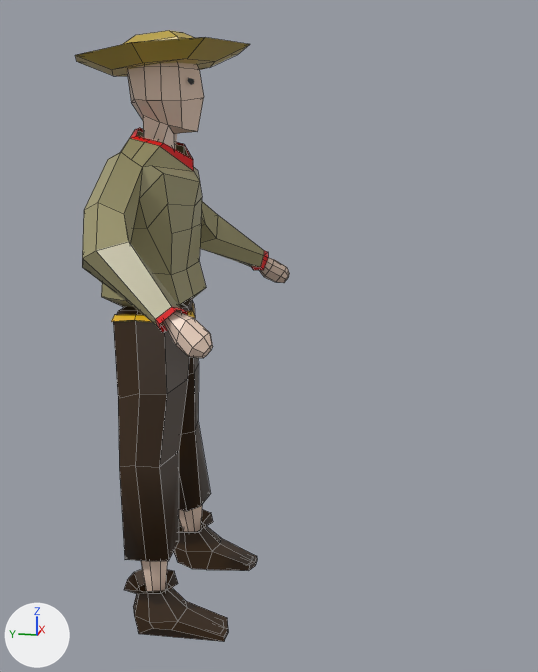
A saved change to the FBX model Assets/Resources/Import/Units/Peasant.fbx.
Camera for both pictures: a camera (50 mm lens) standing at (-19.63, -7.29, 13.05) and looking at (0.03, -3.35, 8.14). The axes (+X, +Y, +Z) are drawn at lower left. The lights are the same throughout. Mesh edges are drawn as thin lines on the coarser meshes. Where no turn or scale is listed for an object, it has been applied to the vertices.

Objects in the first picture: 'Body', 'Head', 'Larm', 'Lboot', 'Lleg', 'Rarm', 'Rboot', 'Rleg'.
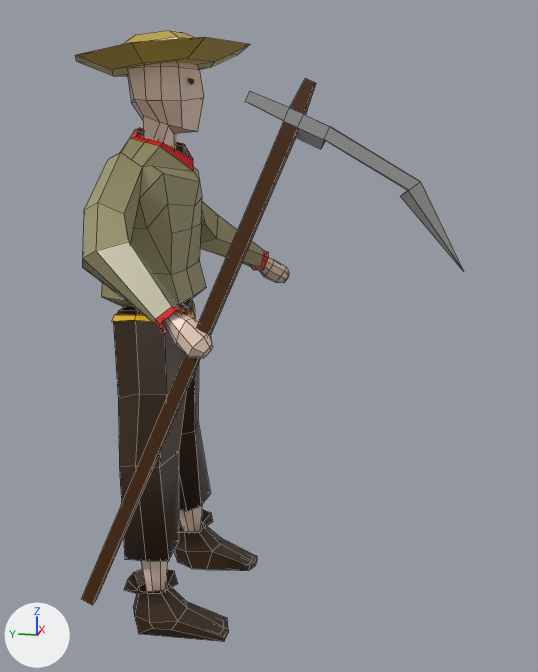
What differs and where, as boxes (x1, y1, x2, y2) in the pictures (538 x 672 px):
'Scythe', added: after (81, 78, 463, 605)
    faces in mat_wood (brown #4e2a01): (81, 78, 316, 605)
    faces in mat_steel (grey #a0a0a0): (245, 91, 463, 270)

Edits to the bpy script that builds the scene:
```text
Add mat_wood:
    mat_wood = principled_material('Wood')
    mat_wood.base_color = (0.0766, 0.0229, 0.000287)  # brown #4e2a01
    mat_wood.roughness = 0.4
Add mat_steel:
    mat_steel = principled_material('Steel')
    mat_steel.base_color = (0.351, 0.351, 0.351)  # grey #a0a0a0
    mat_steel.roughness = 0.4
Add me_cube_002:
    me_cube_002.from_pydata(...)  # 32 vertices, 30 faces; spans x -0.16..0.19, y -3.42..5.05, z -9.76..2.2
    # faces by material slot: [10, 20]
    me_cube_002.materials.append(mat_wood)  # brown #4e2a01
    me_cube_002.materials.append(mat_steel)  # grey #a0a0a0
Add ob_scythe:
    ob_scythe = bpy.data.objects.new('Scythe', me_cube_002)
    ob_scythe.location = (-4.69, -4.76, 12.23)
```
